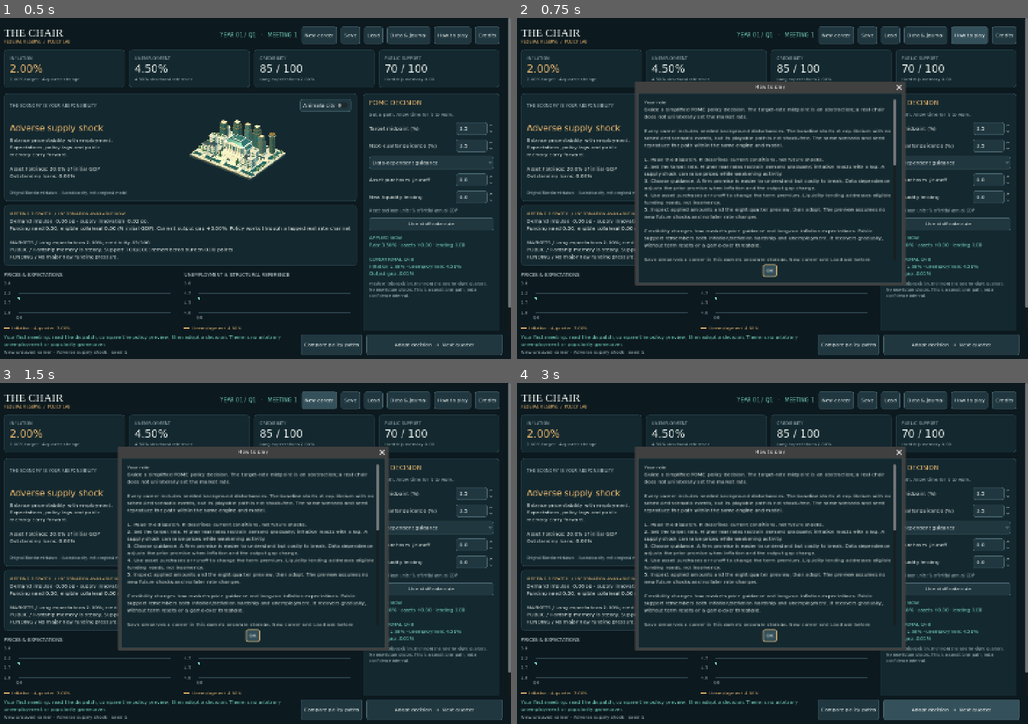
Above: before the commit, frames 1-4 (two rows, left to right).
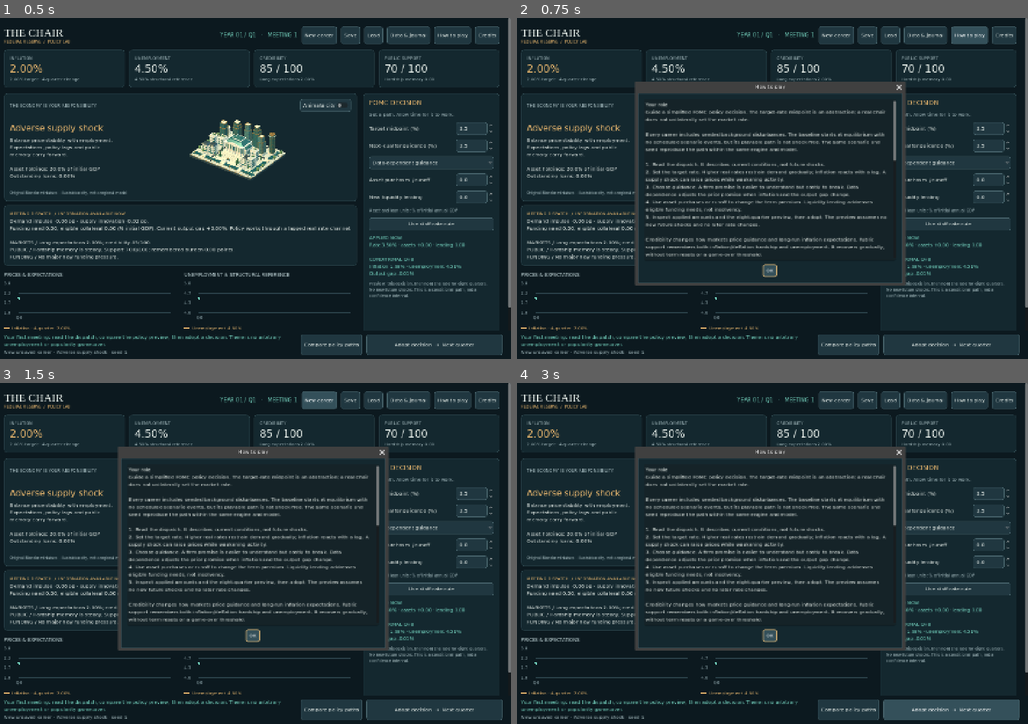
Above: after the commit, the same moments.

Repository: ihearttokyo/fed-chairman-game
Game: Godot game, scene res://main.tscn
Two runs of this game, one before a commit and one after it. Both use one fixed random seed, a clock stepped at 60 frames per second and the inputs below.
Inputs:
- Up to frame 1 (0.5 s): no input
- Up to frame 2 (0.75 s): click "How to play" at 0.5 s
- Up to frame 3 (1.5 s): click "New career" at 1.25 s
- Up to frame 4 (3 s): click "New career" at 2 s; click "Adopt decision → Next quarter" at 2.75 s

Frame 1 is identical in both runs. In frame 2, 7.7% of the frame differs, in the area x 24-75%, y 23-72%; in frame 3, 7.7%; in frame 4, 7.7%.

Commit message:
Make shared text reports keyboard readable

Diff:
--- a/game/play/main.gd
+++ b/game/play/main.gd
@@ -566,14 +566,15 @@
 func _text_dialog(title: String, text: String) -> AcceptDialog:
 	var dialog := AcceptDialog.new()
 	dialog.title = title
-	var scroll := ScrollContainer.new()
-	scroll.custom_minimum_size = Vector2(690, 450)
-	dialog.add_child(scroll)
-	var label := Label.new()
-	label.text = text
-	label.autowrap_mode = TextServer.AUTOWRAP_WORD_SMART
-	label.size_flags_horizontal = Control.SIZE_EXPAND_FILL
-	scroll.add_child(label)
+	var body := TextEdit.new()
+	body.text = text
+	body.custom_minimum_size = Vector2(690, 450)
+	body.editable = false
+	body.wrap_mode = TextEdit.LINE_WRAPPING_BOUNDARY
+	body.tab_input_mode = false
+	body.accessibility_name = title
+	body.add_theme_color_override("font_readonly_color", Color("e7eee9"))
+	dialog.add_child(body)
 	_show_dialog(dialog)
 	return dialog
 
--- a/game/tests/ui_test.gd
+++ b/game/tests/ui_test.gd
@@ -15,6 +15,86 @@
 	call_deferred("run")
 func check_cancel_window(dialog: AcceptDialog) -> void:
 	check(dialog.visible, "cancel keeps the window registered through deferred accessibility focus")
+func check_report_body(dialog: AcceptDialog, markers: Array[String]) -> void:
+	await process_frame
+	await process_frame
+	var bodies := dialog.find_children("*", "TextEdit", true, false)
+	check(bodies.size() == 1, "shared report provides a keyboard-focusable selectable native text body")
+	if bodies.size() != 1:
+		return
+	var body: TextEdit = bodies[0]
+	check(body.focus_mode == Control.FOCUS_ALL and body.selecting_enabled, "report body supports keyboard focus and native selection")
+	check(not body.editable and body.wrap_mode == TextEdit.LINE_WRAPPING_BOUNDARY and not body.tab_input_mode, "report is read-only, wrapped and permits keyboard focus to leave")
+	check(body.accessibility_name == dialog.title and body.custom_minimum_size == Vector2(690, 450), "report retains its accessible title and existing dimensions")
+	for marker in markers:
+		check(body.text.contains(marker), "complete report retains " + marker)
+	body.select_all()
+	check(body.get_selected_text() == body.text, "native selection includes the entire report, including its tail")
+	body.grab_focus()
+	var original_text := body.text
+	var typed := InputEventKey.new()
+	typed.keycode = KEY_X
+	typed.unicode = 120
+	typed.pressed = true
+	dialog.push_input(typed)
+	await process_frame
+	check(body.text == original_text, "typing cannot replace selected report text or interpret markup")
+	body.deselect()
+	check(body.has_focus(), "native report body can receive keyboard focus")
+	var scrollbar := body.get_v_scroll_bar()
+	if scrollbar.max_value > scrollbar.page:
+		var page_down := InputEventKey.new()
+		page_down.keycode = KEY_PAGEDOWN
+		page_down.pressed = true
+		dialog.push_input(page_down)
+		await process_frame
+		check(scrollbar.value > 0, "native Page Down scrolls a long focused report")
+	var tab := InputEventKey.new()
+	tab.keycode = KEY_TAB
+	tab.pressed = true
+	dialog.push_input(tab)
+	await process_frame
+	check(not body.has_focus(), "Tab leaves the report body rather than trapping keyboard navigation")
+func check_text_reports(game: Control) -> void:
+	game._start_career("mixed_crises", 417)
+	var preserved: PackedByteArray = game.career.encode()
+	var staged: Dictionary = game._policy()
+	var literal := "Plain [b]brackets[/b] stay literal.\n\nFinal warning remains intact."
+	var dialog: AcceptDialog = game._text_dialog("Literal report", literal)
+	await check_report_body(dialog, [literal])
+	dialog.get_ok_button().pressed.emit()
+	await process_frame
+	for method in ["_help", "_credits", "_journal", "_review"]:
+		game.call(method)
+		dialog = game.get_child(game.get_child_count() - 1)
+		await check_report_body(dialog, [])
+		dialog.get_ok_button().pressed.emit()
+		check(dialog.visible and dialog.is_queued_for_deletion(), "text reports preserve deferred accessibility closing")
+		await process_frame
+		check(game.career.encode() == preserved and game._policy() == staged, "shared text report cannot change career or staged tools")
+	check(game.career.advance(game.career.model.benchmark_policy(game.career.state, game.career.params, "feedback")).ok, "completed review setup uses a real model decision")
+	game._refresh(true)
+	preserved = game.career.encode()
+	game._review()
+	dialog = game.get_child(game.get_child_count() - 1)
+	await check_report_body(dialog, ["REALIZED PATHS / Q1–Q1", "There is no dismissal threshold."])
+	dialog.get_ok_button().pressed.emit()
+	await process_frame
+	check(game.career.encode() == preserved, "completed keyboard review is pure")
+	for q in range(1, game.career.MAX_QUARTERS):
+		check(game.career.advance(game.career.model.benchmark_policy(game.career.state, game.career.params, "feedback")).ok, "long journal setup uses actual campaign decisions")
+	game._refresh(true)
+	preserved = game.career.encode()
+	game._journal()
+	dialog = game.get_child(game.get_child_count() - 1)
+	var journal_markers: Array[String] = ["Recurring crises (advanced) · seed 417"]
+	for state in game.career.history:
+		journal_markers.append("Q%03d |" % state.quarter_index)
+	await check_report_body(dialog, journal_markers)
+	dialog.get_ok_button().pressed.emit()
+	await process_frame
+	check(game.career.encode() == preserved, "reading full completed history is pure")
+	game._start_career("supply_shock", 1)
 func check_persistent_actions(game: Control) -> void:
 	var actions: Array[Button] = []
 	for button in game.find_children("*", "Button", true, false):
@@ -345,7 +425,7 @@
 				if child is AcceptDialog and child.visible:
 					reviews += 1
 			check(reviews == 1 and not is_instance_valid(journal), "only one review remains after actual journal exit")
-			var text: Label = review.get_child(0).get_child(0)
+			var text: TextEdit = review.get_child(0)
 			check(review.title == "Your %d-quarter policy review" % mini(12, quarters), "on-demand review title uses actual interval length")
 			check(text.text.contains("REALIZED PATHS / Q%d–Q%d" % [maxi(0, quarters - 12) + 1, quarters]), "on-demand review reports only the latest completed interval")
 			review.get_ok_button().pressed.emit()
@@ -511,6 +591,13 @@
 	var game = load("res://main.tscn").instantiate()
 	root.add_child(game)
 	await process_frame
+	if OS.get_cmdline_user_args().has("--text-reports-only"):
+		await check_text_reports(game)
+		if failures == 0:
+			print("PASS: complete selectable keyboard text reports")
+		game.free()
+		quit(1 if failures else 0)
+		return
 	if OS.get_cmdline_user_args().has("--inputs-only"):
 		await check_pending_policy(game)
 		await check_unfocused_inputs(game)
@@ -568,6 +655,7 @@
 	await check_unfocused_inputs(game)
 	await check_pending_overwrites(game)
 	await check_review_access(game)
+	await check_text_reports(game)
 	check_custom_guidance(game)
 	await check_persistent_actions(game)
 	var compare_button: Button
@@ -655,7 +743,7 @@
 	game._review()
 	await process_frame
 	var review: AcceptDialog = game.get_child(game.get_child_count() - 1)
-	var review_text: Label = review.get_child(0).get_child(0)
+	var review_text: TextEdit = review.get_child(0)
 	check(review.title == "Your 1-quarter policy review", "short completed review does not claim twelve quarters")
 	check(not review_text.text.contains("employment are close"), "review cannot infer employment from the output gap")
 	check(review_text.text.contains("REALIZED PATHS") and review_text.text.contains("unemployment above structural reference"), "review exposes realized inflation and employment tradeoffs")
@@ -722,7 +810,7 @@
 	game._help()
 	await process_frame
 	var help: AcceptDialog = game.get_child(game.get_child_count() - 1)
-	var help_text: Label = help.get_child(0).get_child(0)
+	var help_text: TextEdit = help.get_child(0)
 	check(help_text.text.contains("Every career includes seeded background disturbances") and help_text.text.contains("baseline starts at equilibrium") and help_text.text.contains("no scheduled scenario events"), "help explains the seeded baseline and scheduled-event distinction")
 	check(help_text.text.contains("same scenario and seed") and help_text.text.contains("same engine and model"), "help qualifies every input needed to reproduce the path")
 	check(game.career.encode() == before_cancel and game._policy() == staged_before_cancel, "reading seeded help leaves the active career and staged policy unchanged")
@@ -731,7 +819,7 @@
 	game._credits()
 	await process_frame
 	var credits: AcceptDialog = game.get_child(game.get_child_count() - 1)
-	var notices: Label = credits.get_child(0).get_child(0)
+	var notices: TextEdit = credits.get_child(0)
 	check(notices.text.contains(Engine.get_license_info()["FTL"]), "bundled component license is preserved verbatim")
 	credits.get_ok_button().pressed.emit()
 	await process_frame
